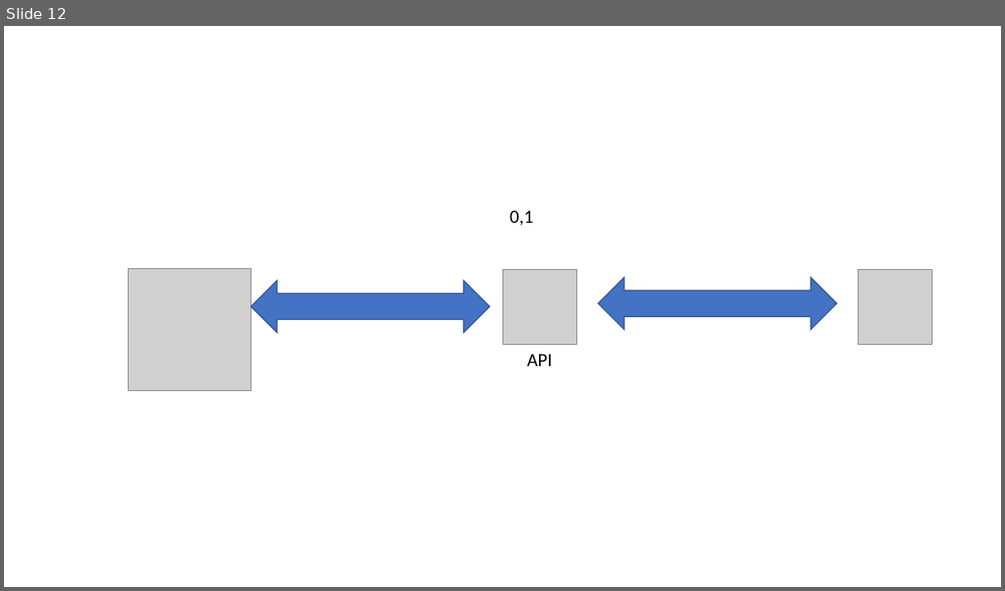
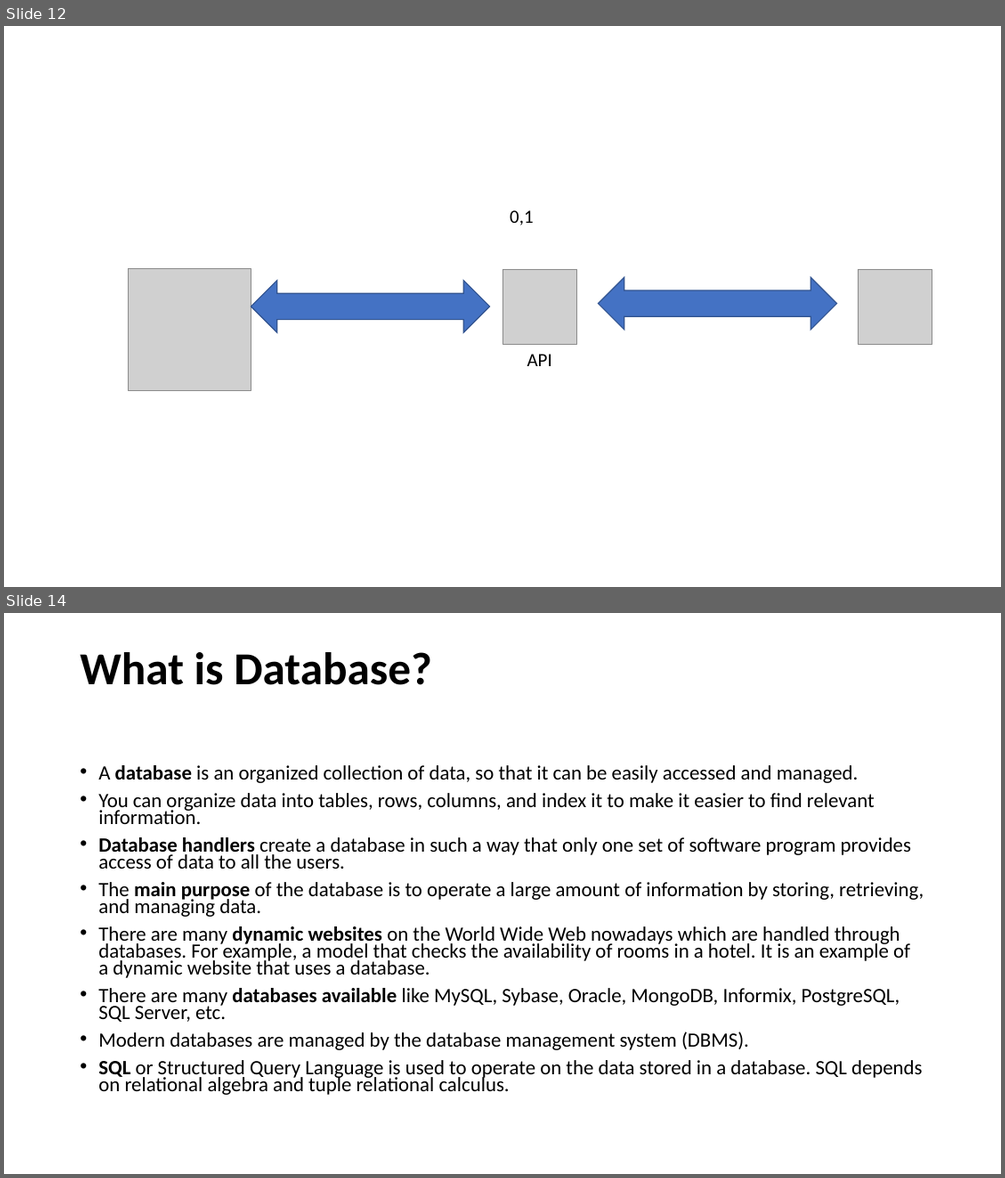
Before and after one commit to karthick1808/CDB20DW043, a slide deck: Introduction to Database Systems.pptx. Shown one above the other, each under a label of ours: slide 12 before the commit, slides 12 and 14 after it; the slides between them are not shown. The pictures are 1005x591 and 1005x1178 pixels, drawn with LibreOffice and Linux fonts; fonts in the diff are those of the drawing; grey boxes stand for pictures. Boxes give left, top, right and bottom in pixels: in the first picture for what was removed or moved away, otherwise in the second. Text is boxed around its words. In the diff, an @@ line names an element or a change of style, - is before the commit and + after.

```diff
--- a/Introduction to Database Systems.pptx
+++ b/Introduction to Database Systems.pptx
@@ slide 14 added at [4, 613, 1001, 1174], background #FFFFFF @@
@@ title added at [80, 652, 432, 685], 44 pt, text #000000, bold @@
+What is Database?
@@ text added at [98, 765, 923, 1094], 19.6 pt, text #000000 @@
+• A database is an organized collection of data, so that it can be easily accessed and managed.
+• You can organize data into tables, rows, columns, and index it to make it easier to find relevant information.
+• Database handlers create a database in such a way that only one set of software program provides access of data to all the users.
+• The main purpose of the database is to operate a large amount of information by storing, retrieving, and managing data.
+• There are many dynamic websites on the World Wide Web nowadays which are handled through databases. For example, a model that checks the availability of rooms in a hotel. It is an example of a dynamic website that uses a database.
+• There are many databases available like MySQL, Sybase, Oracle, MongoDB, Informix, PostgreSQL, SQL Server, etc.
+• Modern databases are managed by the database management system (DBMS).
+• SQL or Structured Query Language is used to operate on the data stored in a database. SQL depends on relational algebra and tuple relational calculus.
```
Also in this commit, not shown: 9 other slides added, 1 slide removed.
